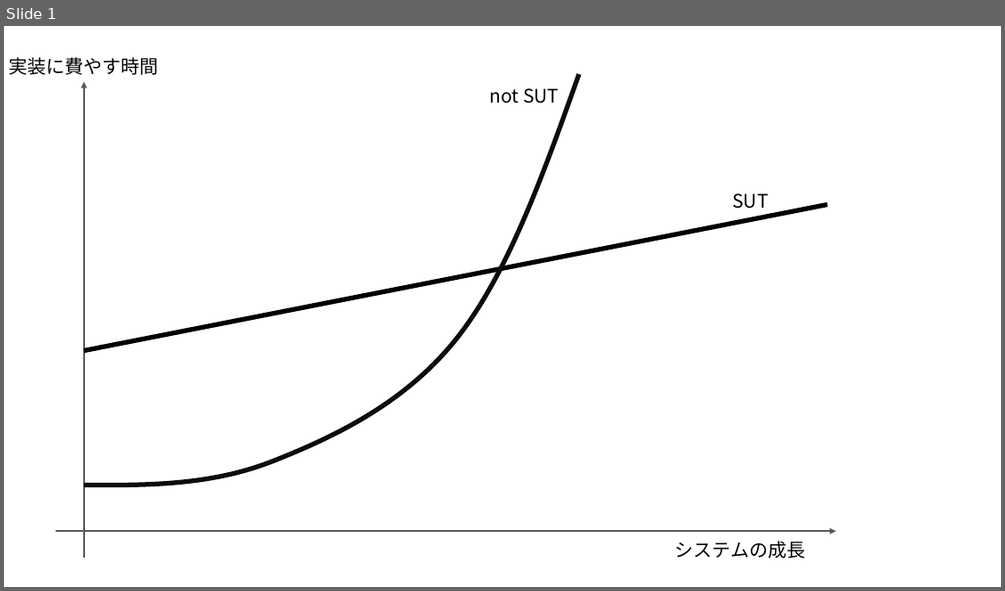
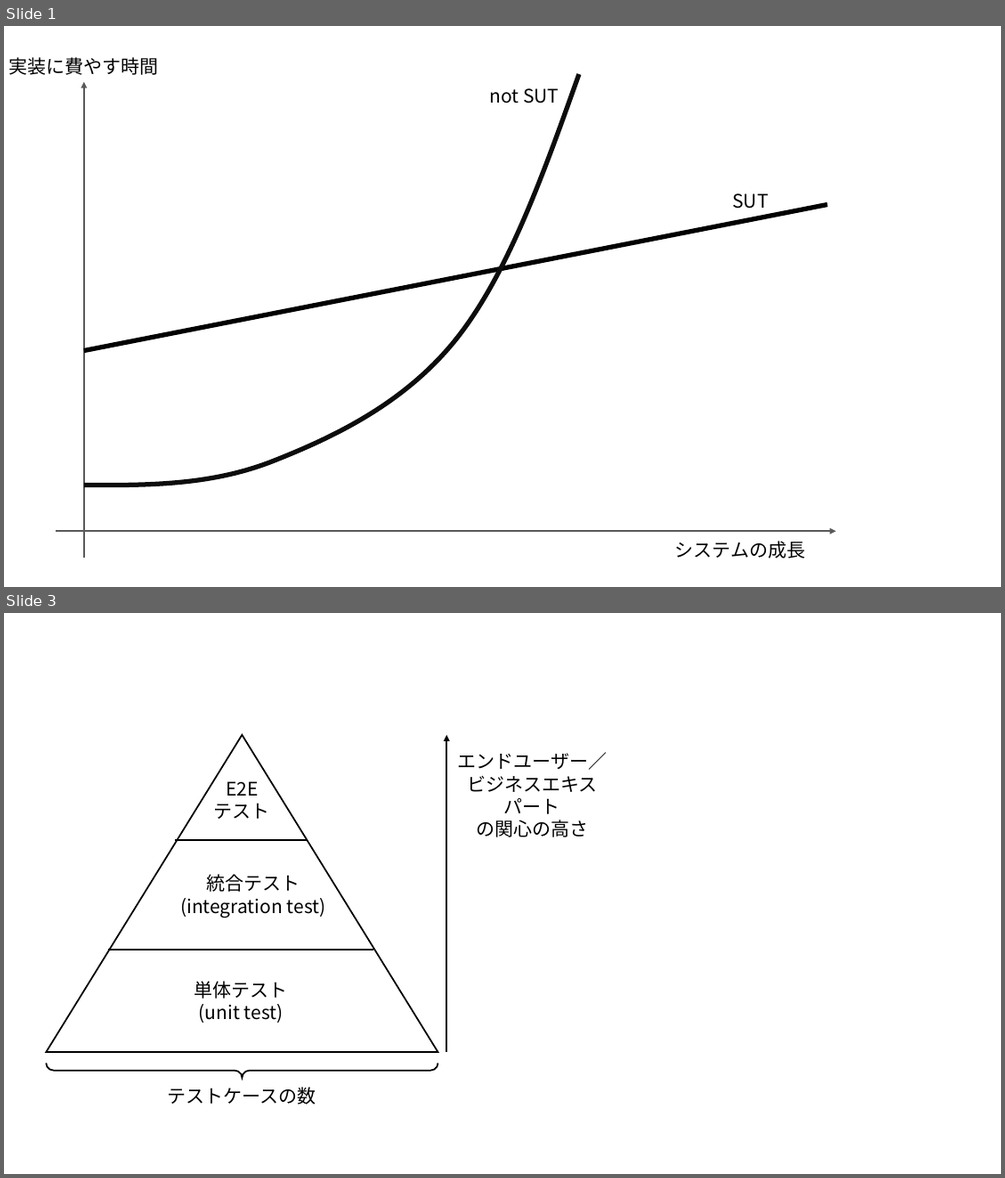
Before and after one commit to xjr1300/how-to-test-in-python, a slide deck: images/images.pptx. Shown one above the other, each under a label of ours: slide 1 before the commit, slides 1 and 3 after it; the slides between them are not shown. The pictures are 1005x591 and 1005x1178 pixels, drawn with LibreOffice and Linux fonts; fonts in the diff are those of the drawing. Boxes give left, top, right and bottom in pixels: in the first picture for what was removed or moved away, otherwise in the second. Text is boxed around its words. In the diff, an @@ line names an element or a change of style, - is before the commit and + after.

Commit message:
Write an explanation of the ideal of the unit tests.

```diff
--- a/images/images.pptx
+++ b/images/images.pptx
@@ slide 3 added at bbox=[4, 613, 1001, 1174], background #FFFFFF @@
@@ triangle added at bbox=[46, 735, 437, 1052], fill #FFFFFF, outline #000000 1.5 pt @@
@@ arrow added from (446, 1052) to (446, 735), #000000 1.5 pt @@
@@ text added at bbox=[458, 752, 607, 837], 18 pt, text #000000 @@
+エンドユーザー／
+ビジネスエキスパート
+の関心の高さ
@@ text added at bbox=[214, 781, 270, 819], 18 pt, text #000000 @@
+E2E
+テスト
@@ line added from (175, 840) to (307, 840), #000000 1.5 pt @@
@@ text added at bbox=[180, 874, 326, 917], 18 pt, text #000000 @@
+統合テスト
+(integration test)
@@ line added from (109, 949) to (373, 949), #000000 1.5 pt @@
@@ text added at bbox=[194, 981, 288, 1022], 18 pt, text #000000 @@
+単体テスト
+(unit test)
@@ right brace added at bbox=[47, 1062, 438, 1078], outline #000000 1.5 pt @@
@@ text added at bbox=[168, 1086, 316, 1104], 18 pt, text #000000 @@
+テストケースの数
```
Also in this commit, not shown: 2 other slides added, 7 other files.
